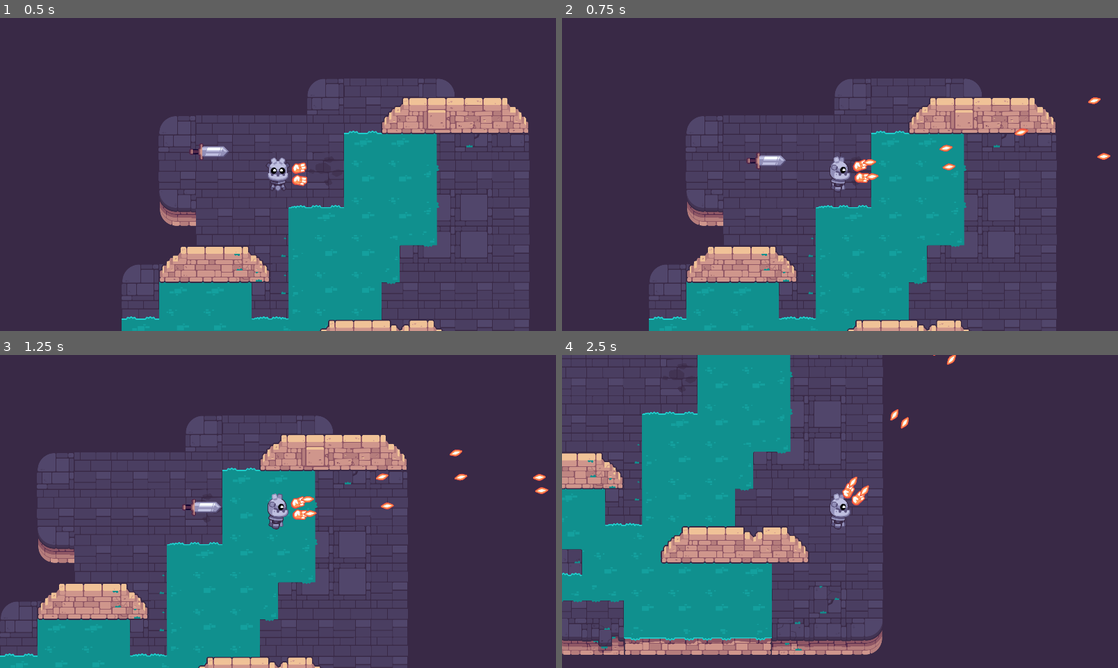
Above: before the commit, frames 1-4 (two rows, left to right).
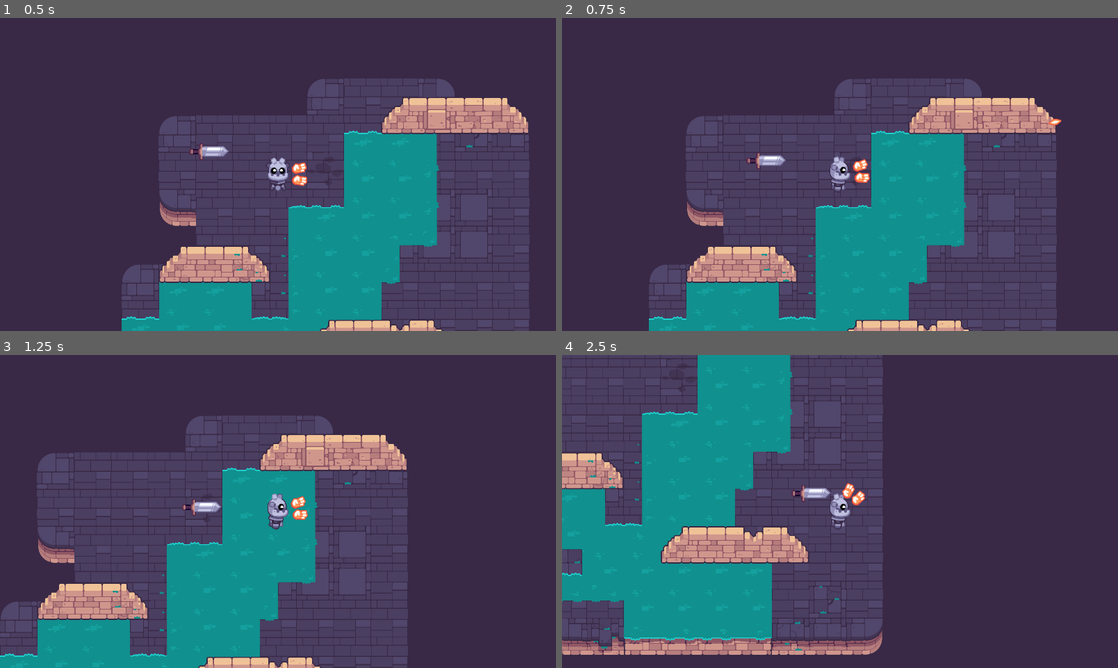
Above: after the commit, the same moments.

Repository: GlutenFreeGrass/Path-Of-Sorcerers
Game: Godot game, scene res://game_test.tscn
Two runs of this game, one before a commit and one after it. Both use one fixed random seed, a clock stepped at 60 frames per second and the inputs below.
Inputs (mouse positions are in pixels of both pictures, inside the frame that each line leads up to):
- Up to frame 1 (0.5 s): no input
- Up to frame 2 (0.75 s): tap Enter at 0.5 s; move the mouse to (962, 158) at 0.52 s; press the mouse at (962, 158) at 0.53 s; hold D (move_right) from 0.53 s (still down)
- Up to frame 3 (1.25 s): keep holding D (move_right); tap Space at 0.77 s
- Up to frame 4 (2.5 s): move the mouse to (728, 527) at 1.27 s; release D (move_right) at 1.28 s; release the mouse at (728, 527) at 1.28 s; hold S (move_down) 1.28-2.03 s; click (728, 527) at 1.35 s; tap Space at 1.52 s; move the mouse to (895, 442) at 2.02 s; press the mouse at (895, 442) at 2.03 s; hold D (move_right) from 2.03 s (still down); tap Z at 2.1 s

Frame 1 is identical in both runs. In frame 2, 0.3% of the frame differs, in the area x 54-99%, y 25-52%; in frame 3, 0.3%; in frame 4, 0.4%, in the area x 41-71%, y 0-47%.

Commit message:
changes to gun

Diff:
--- a/M10.twin_stick_workbook/player.tscn
+++ b/M10.twin_stick_workbook/player.tscn
@@ -30,10 +30,8 @@
 rotation = -0.0548876
 
 [node name="Weapon" parent="WeaponPivot/Marker2D" instance=ExtResource("4_iulle")]
-position = Vector2(108.43, -23.0863)
-
-[node name="Weapon2" parent="WeaponPivot/Marker2D" instance=ExtResource("4_iulle")]
-position = Vector2(107.684, 26.9481)
+position = Vector2(107.837, 5.92489)
+rotation = 0.0689728
 
 [node name="Left" type="Sprite2D" parent="WeaponPivot/Marker2D"]
 position = Vector2(75.8023, -18.5199)
--- a/M10.twin_stick_workbook/weapon.gd
+++ b/M10.twin_stick_workbook/weapon.gd
@@ -2,7 +2,7 @@
 @export var bullet_scene: PackedScene = preload("res://bullet.tscn")
 @export_range(0.0, 360.0, 1.0, "radians_as_degrees") var random_angle := PI / 12.0
 @export_range(100.0, 2000.0, 1.0) var max_range := 500.0
-@export_range(100.0, 3000.0, 1.0) var bullet_speed := 1000.0
+@export_range(100.0, 3000.0, 1.0) var bullet_speed := 500.0
 
 
 func _ready() -> void:
@@ -11,7 +11,7 @@
 
 # Called every frame. 'delta' is the elapsed time since the previous frame.
 func _process(delta: float) -> void:
-	if Input.is_action_pressed("Shoot"):
+	if Input.is_action_just_pressed("Shoot"):
 		shoot()
 
 
@@ -22,4 +22,4 @@
 	bullets.global_rotation = global_rotation
 	bullets.max_range = max_range
 	bullets.speed = bullet_speed
-	bullets.rotation += randf_range(-random_angle / 2.0, random_angle / 2.0)
+	bullets.rotation += randf_range(-random_angle / 1.0, random_angle / 1.0)
Not shown: 1 places in M10.twin_stick_workbook/game_test.tscn that only renumber resources
